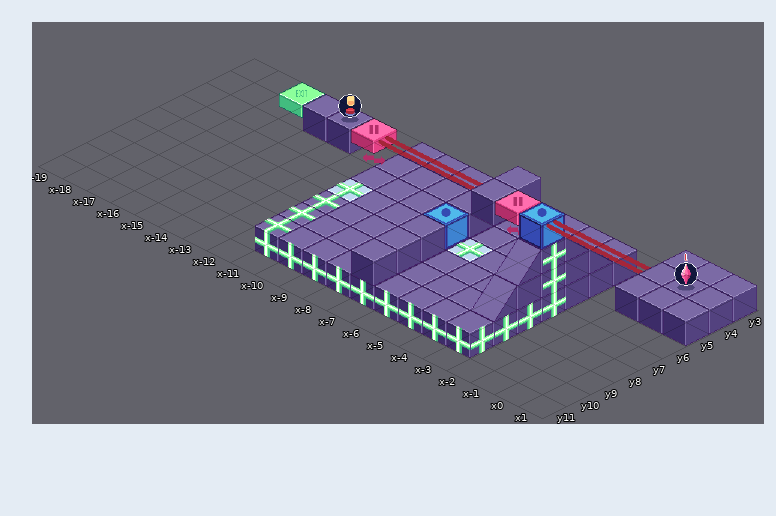
Level history. Tiled map: Design/QhipanTiled/Habitacion B.tmx. Above, as it was before the edit.
Cells are 64x32 px. Isometric: x runs down to the right, y down to the left. Shown: x -19..1, y 3..11.
The same view after the edit:
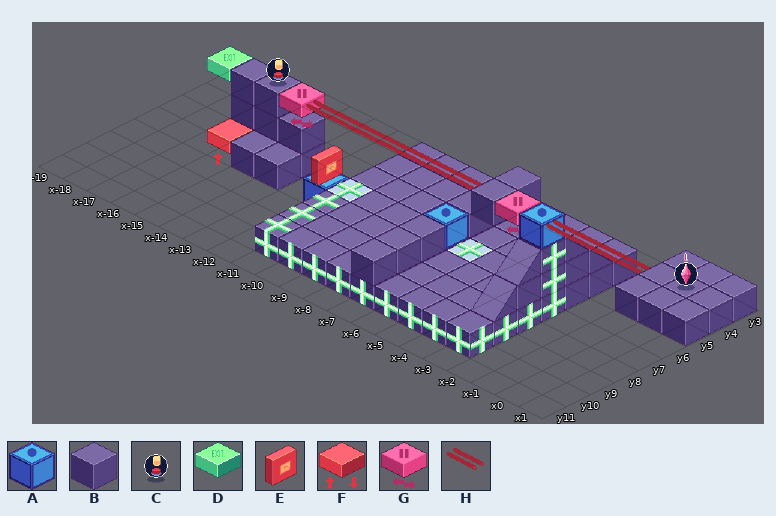
Key: from "Tileset1": A 1 "Switchable-On", B 8 "Anti-Sticker", C 18 "Switch", D 30 "Conexion", E 35 "Puerta", F 44 "Elevador Vertical", G 54 "Elevador Horizontal", H 56 "Movimiento Plataforma".
_ is an empty cell.
Tiles replaced or removed in this view: B, C, D, G.
Diff:
Changed rows in their new state; . is an unchanged cell.
Layer "P0":
first column x -12:
 7 A
Layer "P1":
first column x -16:
 6 .BBE
 7 FBB.
Layer "P2":
first column x -17:
 5 BBB
Layer "P3":
first column x -19:
 4 DBBGHHH
Layer "P4":
first column x -18:
 3 C.._
Boxes around the changes in both pictures, in picture pixels (x1, y1, x2, y2):
changed: (207, 46, 397, 201)
